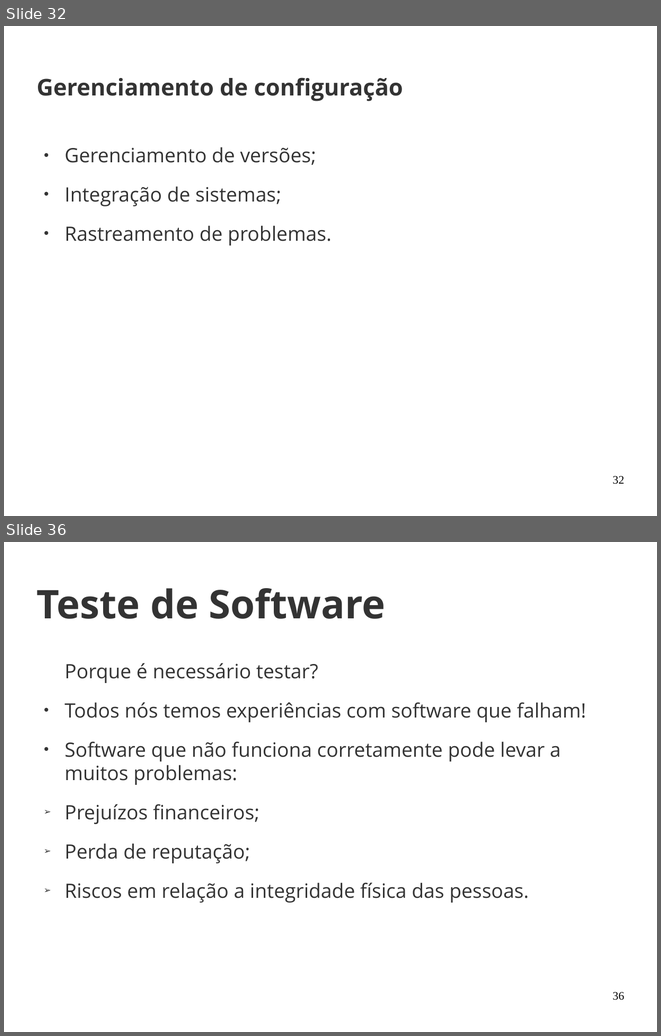
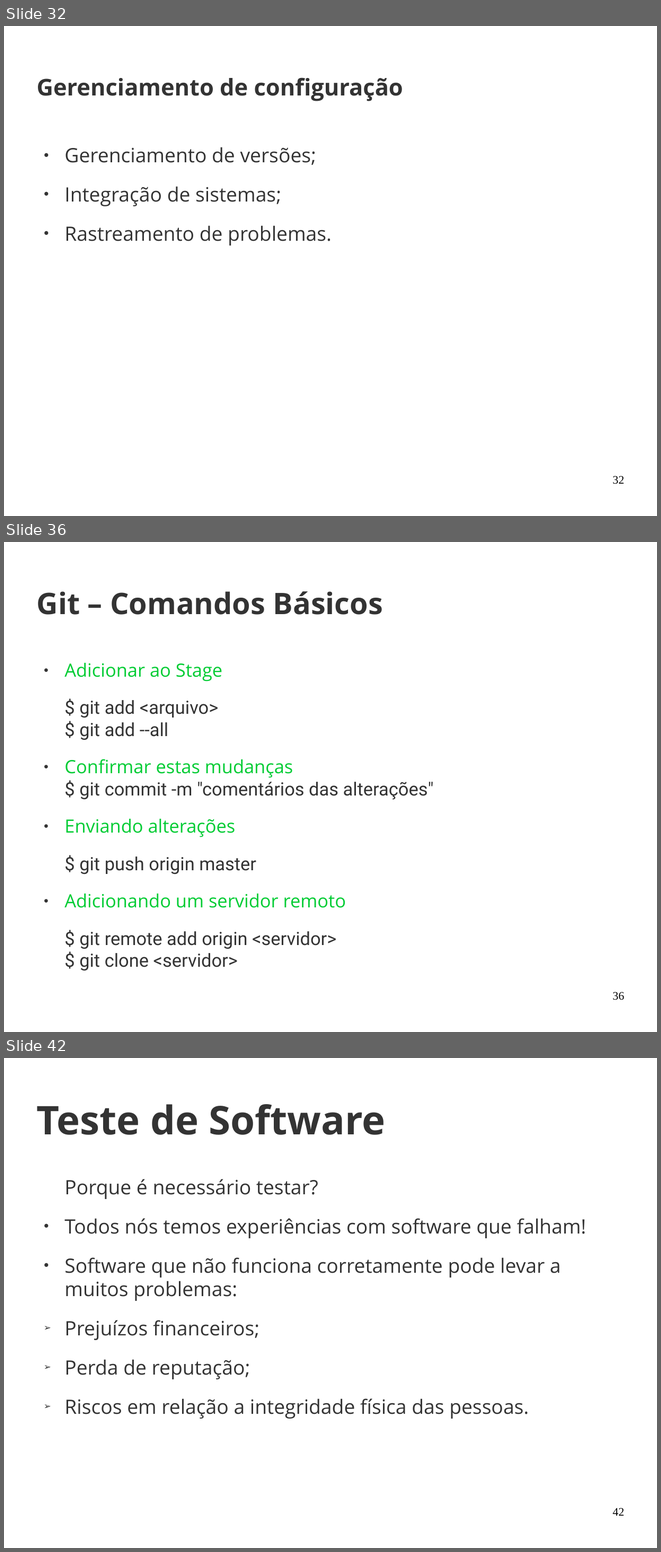
Before and after one commit to joaohelio/eng_de_software, a slide deck: Aulas/20170429/aula_2.odp. Shown one above the other, each under a label of ours: slides 32 and 36 before the commit, slides 32, 36 and 42 after it; the slides between them are not shown. The pictures are 661x1036 and 661x1552 pixels, drawn with LibreOffice and Linux fonts; fonts in the diff are those of the drawing; background and template pictures are left out. Boxes give left, top, right and bottom in pixels: in the first picture for what was removed or moved away, otherwise in the second. Text is boxed around its words. In the diff, an @@ line names an element or a change of style, - is before the commit and + after.

```diff
--- a/Aulas/20170429/aula_2.odp
+++ b/Aulas/20170429/aula_2.odp
@@ slide 36 added at (x1=4, y1=542, x2=657, y2=1032), background picture (left out) @@
@@ title added at (x1=37, y1=591, x2=383, y2=615), 36 pt, text #333333, bold @@
+Git – Comandos Básicos
@@ text added at (x1=64, y1=662, x2=434, y2=949), 22.2 pt, text #333333 @@
+● Adicionar ao Stage
+$ git add <arquivo>
+$ git add --all
+● Confirmar estas mudanças
+  $ git commit -m "comentários das alterações"
+● Enviando alterações
+$ git push origin master
+● Adicionando um servidor remoto
+$ git remote add origin <servidor>
+$ git clone <servidor>
@@ page number added at (x1=612, y1=991, x2=624, y2=1000), 14 pt, text #000000 @@
+36
@@ what was slide 36 is now slide 42 @@
@@ page number at (x1=612, y1=1507, x2=624, y2=1515): text changed @@
-36
+42
```
Also in this commit, not shown: 1 slide changed, 7 other slides added, 2 slides removed.
